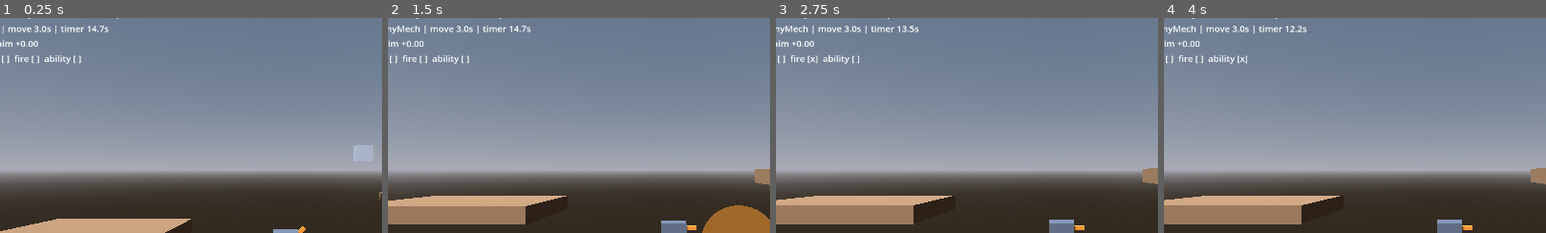
Above: before the commit, frames 1-4 (left to right).
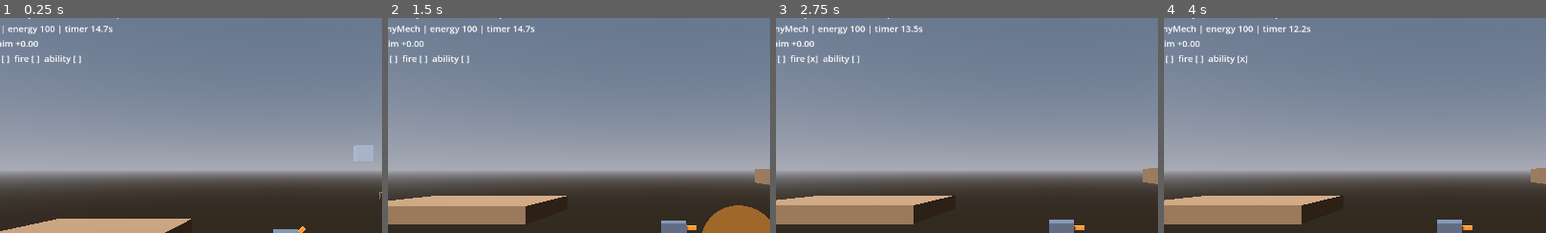
Above: after the commit, the same moments.

Repository: jamesdileva/MECHED
Game: Godot game, scene res://scenes/main/main.tscn
Two runs of this game, one before a commit and one after it. Both use one fixed random seed, a clock stepped at 60 frames per second and the inputs below.
Inputs:
- Up to frame 1 (0.25 s): no input
- Up to frame 2 (1.5 s): tap Enter (fire) at 0.5 s; hold D (move_right) 0.53-1.28 s; hold Down (aim_down) 0.53-1.28 s; tap Space (jump) at 0.77, 1.07 s; tap Tab (cycle_weapon) at 0.8, 1.35 s; hold A (move_left) from 1.28 s (still down)
- Up to frame 3 (2.75 s): tap Space (jump) at 1.52, 1.82, 2 s; tap Q (end_turn) at 1.55, 2.1 s; release A (move_left) at 2.03 s; hold D (move_right) from 2.03 s (still down); hold Enter (fire) from 2.03 s (still down)
- Up to frame 4 (4 s): release Enter (fire) at 2.78 s; tap Enter (fire) at 2.85 s; tap Space (jump) at 3.02, 3.32, 3.5, 3.77, 3.8 s; tap E (use_ability) at 3.05 s; release D (move_right) at 3.53 s; hold A (move_left) from 3.53 s (still down); hold E (use_ability) from 3.53 s (still down)
The pictures show only the part of the screen within x 13-63%, y 15-65%; the shares and areas given below are measured in that part.

The runs differ from the first frame. In frame 1, 0.5% of the frame differs, in the area x 2-30%, y 3-8%; in frame 2, 0.5%; in frame 3, 0.5%, in the area x 11-39%, y 3-8%; in frame 4, 0.5%.

Commit message:
feat: movement energy (S07)
- Time-based movement budget replaced by the roadmap economy: 100 energy
  per turn, walk = 1/meter, jump = 10 (dash arrives with S08's Strider)
- Energy authoritative in MatchState; TurnManager spend_movement/spend_jump
  validate the active entity; unaffordable jumps are refused by the sim
- Consumption uses requested distance (|axis| x max_speed x dt), never
  actual displacement — knockback victims don't pay for being blasted
- Fire/end-turn stay available on an empty energy bar; HUD shows energy;
  turns refill to 100 (regain verification)
- 56/56 tests green (economy + jump tests); worklog updated

Diff:
--- a/scripts/match/match_controller.gd
+++ b/scripts/match/match_controller.gd
@@ -66,12 +66,20 @@
 
 func _drive_player(mech, index: int, delta: float) -> void:
 	mech.aim_axis = InputLayer.get_aim_axis()
-	mech.move_axis = turn_manager.apply_movement(index, InputLayer.get_move_axis(), delta)
-	# Movement intents are move-phase only; the turn manager double-checks
-	# apply_movement/submit_action, but the mech must never even see a jump
-	# or a charging barrel while a shell is in flight.
+	# Movement intents are move-phase only and stop when energy runs out.
+	# Fire/end-turn stay available on an empty energy bar.
 	var in_move_phase: bool = turn_manager.state.is_in_move_phase()
-	mech.want_jump = in_move_phase and InputLayer.is_action_just_pressed("jump")
+	var may_move: bool = turn_manager.state.can_move()
+	mech.move_axis = InputLayer.get_move_axis() if may_move else 0.0
+	# Requested distance (|axis| × max_speed × dt), never actual displacement —
+	# a mech knocked back by a blast must not pay energy for it.
+	if may_move:
+		turn_manager.spend_movement(index, absf(mech.move_axis) * mech.max_speed() * delta)
+	# Jump costs energy and is refused by the simulation when unaffordable.
+	mech.want_jump = (may_move
+			and InputLayer.is_action_just_pressed("jump")
+			and mech.is_on_floor()
+			and turn_manager.spend_jump(index))
 
 	if in_move_phase:
 		if InputLayer.is_action_pressed("fire"):
@@ -151,6 +159,6 @@
 	var s = turn_manager.state
 	if s.is_resolving():
 		return "turn %d | %s | resolving" % [s.turn_number, s.active_entity_name()]
-	return "turn %d | %s | move %.1fs | timer %.1fs" % [
-		s.turn_number, s.active_entity_name(), s.movement_budget_left, s.turn_time_left,
+	return "turn %d | %s | energy %.0f | timer %.1fs" % [
+		s.turn_number, s.active_entity_name(), s.movement_energy_left, s.turn_time_left,
 	]
--- a/scripts/match/match_state.gd
+++ b/scripts/match/match_state.gd
@@ -17,19 +17,19 @@
 var entity_names: PackedStringArray = []
 var active_index := -1
 var phase: int = Phase.INACTIVE
-var movement_budget_left := 0.0
+var movement_energy_left := 0.0
 var turn_time_left := 0.0
 var mech_health: Dictionary = {}
 var match_result := &""
 
 
-func begin_match(names: PackedStringArray, budget: float, turn_time: float) -> void:
+func begin_match(names: PackedStringArray, energy_per_turn: float, turn_time: float) -> void:
 	started = true
 	turn_number = 1
 	entity_names = names
 	active_index = 0
 	phase = Phase.MOVE
-	movement_budget_left = budget
+	movement_energy_left = energy_per_turn
 	turn_time_left = turn_time
 	mech_health.clear()
 	for entity_name in names:
@@ -54,9 +54,9 @@
 	return started and phase == Phase.RESOLVING
 
 
-## The active entity may move while the turn's movement budget lasts.
+## The active entity may move while the turn's movement energy lasts.
 func can_move() -> bool:
-	return is_in_move_phase() and movement_budget_left > 0.0
+	return is_in_move_phase() and movement_energy_left > 0.0
 
 
 ## Authoritative health mutation. Returns the new health (clamped at 0).
--- a/scripts/match/turn_manager.gd
+++ b/scripts/match/turn_manager.gd
@@ -1,23 +1,27 @@
 extends RefCounted
 ## Turn logic (implementation-guide §4): determines the active entity, begins
-## and ends turns, budgets movement, enforces turn validity, and owns the
-## move→resolving phase transition when a FireAction lands. Carries no weapon
-## or AI logic (§4) — discrete actions arrive via submit_action(), continuous
-## movement intent via apply_movement(); both come from any driver (the player
-## input shim today, the AI planner in S15+).
+## and ends turns, budgets movement energy, enforces turn validity, and owns
+## the move→resolving phase transition when a FireAction lands. Carries no
+## weapon or AI logic (§4) — discrete actions arrive via submit_action(),
+## movement spending via spend_movement/spend_jump; both come from any driver
+## (the player input shim today, the AI planner in S15+).
 
 const MatchStateScript := preload("res://scripts/match/match_state.gd")
 const EndTurnAction := preload("res://scripts/match/action_end_turn.gd")
 const FireAction := preload("res://scripts/match/action_fire.gd")
 
 const TURN_TIME := 15.0
-const MOVE_BUDGET := 3.0
+## Movement economy (S07, roadmap example): walking costs per meter, jumping
+## a flat chunk. Dash joins with the first mobility mech (S08).
+const ENERGY_PER_TURN := 100.0
+const WALK_COST_PER_M := 1.0
+const JUMP_COST := 10.0
 
 var state := MatchStateScript.new()
 
 
 func begin_match(entity_names: PackedStringArray) -> void:
-	state.begin_match(entity_names, MOVE_BUDGET, TURN_TIME)
+	state.begin_match(entity_names, ENERGY_PER_TURN, TURN_TIME)
 
 
 ## Per-tick turn progression. The turn timer is the fallback that guarantees
@@ -57,15 +61,26 @@
 		end_turn(state.active_index)
 
 
-## Continuous movement intent from the active driver. Returns the effective
-## axis (0.0 when this entity may not move now) and consumes the movement
-## budget proportional to |axis| * delta. The final consuming tick may move a
-## hair past the budget — frame granularity, accepted.
-func apply_movement(actor_index: int, axis: float, delta: float) -> float:
+## Walk spending. `meters` is the requested distance (|axis| × max_speed × dt
+## — requested, not displaced, so being knocked back never costs the victim).
+## Returns whether movement is permitted; the driver zeroes its axis when it
+## is not.
+func spend_movement(actor_index: int, meters: float) -> bool:
 	if actor_index != state.active_index or not state.can_move():
-		return 0.0
-	state.movement_budget_left = maxf(0.0, state.movement_budget_left - absf(axis) * delta)
-	return axis
+		return false
+	state.movement_energy_left = maxf(
+			0.0, state.movement_energy_left - meters * WALK_COST_PER_M)
+	return true
+
+
+## Flat jump cost. Returns false (and refuses the jump) when unaffordable.
+func spend_jump(actor_index: int) -> bool:
+	if actor_index != state.active_index or not state.can_move():
+		return false
+	if state.movement_energy_left < JUMP_COST:
+		return false
+	state.movement_energy_left -= JUMP_COST
+	return true
 
 
 func end_turn(actor_index: int) -> void:
@@ -74,5 +89,5 @@
 	state.active_index = (state.active_index + 1) % state.entity_names.size()
 	state.turn_number += 1
 	state.phase = MatchStateScript.Phase.MOVE
-	state.movement_budget_left = MOVE_BUDGET
+	state.movement_energy_left = ENERGY_PER_TURN
 	state.turn_time_left = TURN_TIME
--- a/scripts/mechs/mech.gd
+++ b/scripts/mechs/mech.gd
@@ -68,6 +68,12 @@
 	return -1.0 if _visual.rotation.y > PI * 0.5 else 1.0
 
 
+## Walk-speed reference for the match layer's energy accounting (the controller
+## spends requested distance = |axis| × this × dt).
+func max_speed() -> float:
+	return _movement.max_speed
+
+
 func sync_health(value: float) -> void:
 	health = value
 
--- a/tests/test_turn_system.gd
+++ b/tests/test_turn_system.gd
@@ -32,7 +32,7 @@
 	assert_equal(s.active_index, 0, "first entity is active")
 	assert_equal(s.turn_number, 1, "turn numbering starts at 1")
 	assert_true(s.is_in_move_phase(), "turn opens in the move phase")
-	assert_equal(s.movement_budget_left, tm.MOVE_BUDGET, "movement budget is full")
+	assert_equal(s.movement_energy_left, tm.ENERGY_PER_TURN, "movement energy is full")
 	assert_equal(s.turn_time_left, tm.TURN_TIME, "turn timer is full")
 
 
@@ -44,7 +44,7 @@
 	assert_equal(s.active_index, 1, "play passes to the next entity")
 	assert_equal(s.turn_number, 2, "turn number increments")
 	assert_true(s.is_in_move_phase(), "next turn opens in the move phase")
-	assert_equal(s.movement_budget_left, tm.MOVE_BUDGET, "budget refreshed")
+	assert_equal(s.movement_energy_left, tm.ENERGY_PER_TURN, "energy refreshed")
 	assert_equal(s.turn_time_left, tm.TURN_TIME, "timer refreshed")
 
 
@@ -77,32 +77,49 @@
 	assert_equal(tm.state.active_index, -1, "nothing active before begin_match")
 
 
-func test_movement_budget_consumes_only_when_moving() -> void:
+func test_walking_spends_energy_per_meter() -> void:
 	var tm = _begin()
-	var axis: float = tm.apply_movement(0, 0.0, 0.5)
-	assert_equal(axis, 0.0, "zero axis stays zero")
-	assert_equal(tm.state.movement_budget_left, tm.MOVE_BUDGET, "standing still costs nothing")
-	axis = tm.apply_movement(0, 1.0, 0.5)
-	assert_equal(axis, 1.0, "allowed axis passes through unchanged")
-	assert_equal(tm.state.movement_budget_left, tm.MOVE_BUDGET - 0.5, "moving consumes budget")
+	assert_true(tm.spend_movement(0, 0.0), "standing still is permitted and free")
+	assert_equal(tm.state.movement_energy_left, tm.ENERGY_PER_TURN, "zero distance costs nothing")
+	assert_true(tm.spend_movement(0, 5.0), "walking is permitted")
+	assert_equal(tm.state.movement_energy_left, tm.ENERGY_PER_TURN - 5.0,
+			"walk costs 1 energy per meter")
 
 
 func test_non_active_actor_cannot_move() -> void:
 	var tm = _begin()
-	var axis: float = tm.apply_movement(1, 1.0, 0.5)
-	assert_equal(axis, 0.0, "movement during another entity's turn is suppressed")
-	assert_equal(tm.state.movement_budget_left, tm.MOVE_BUDGET, "no budget consumed")
+	assert_true(tm.spend_movement(1, 5.0) == false, "movement during another turn is refused")
+	assert_equal(tm.state.movement_energy_left, tm.ENERGY_PER_TURN, "no energy spent")
 
 
-func test_exhausted_budget_stops_movement_without_ending_turn() -> void:
+func test_exhausted_energy_stops_movement_without_ending_turn() -> void:
 	var tm = _begin()
-	var steps := int(ceil(tm.MOVE_BUDGET / 0.1)) + 1
-	for i in steps:
-		tm.apply_movement(0, 1.0, 0.1)
-	assert_equal(tm.state.movement_budget_left, 0.0, "budget drains to zero")
-	assert_equal(tm.apply_movement(0, 1.0, 0.1), 0.0, "empty budget suppresses movement")
-	assert_equal(tm.state.active_index, 0, "empty budget does not auto-end the turn")
-	assert_true(tm.state.can_move() == false, "can_move is false on an empty budget")
+	for i in 10:
+		tm.spend_movement(0, 10.0)
+	assert_equal(tm.state.movement_energy_left, 0.0, "energy drains to zero")
+	assert_true(tm.spend_movement(0, 1.0) == false, "empty energy refuses movement")
+	assert_equal(tm.state.active_index, 0, "empty energy does not auto-end the turn")
+	assert_true(tm.state.can_move() == false, "can_move is false on empty energy")
+
+
+func test_jump_costs_flat_energy() -> void:
+	var tm = _begin()
+	assert_true(tm.spend_jump(0), "jump is affordable at full energy")
+	assert_equal(tm.state.movement_energy_left, tm.ENERGY_PER_TURN - tm.JUMP_COST,
+			"jump costs its flat chunk")
+	assert_true(tm.spend_jump(0), "a second jump also works (and costs again)")
+	assert_equal(tm.state.movement_energy_left, tm.ENERGY_PER_TURN - 2 * tm.JUMP_COST,
+			"jumps stack their cost")
+
+
+func test_jump_refused_when_unaffordable() -> void:
+	var tm = _begin()
+	for i in 10:
+		tm.spend_movement(0, 9.5)
+	# 100 - 95 = 5 energy left: walkable, but below the jump cost.
+	assert_equal(tm.state.movement_energy_left, 5.0, "5 energy remains")
+	assert_true(tm.spend_jump(0) == false, "jump refused below its cost")
+	assert_true(tm.spend_movement(0, 5.0), "walking on the remainder still works")
 
 
 func test_fire_action_starts_resolution() -> void:
@@ -117,7 +134,7 @@
 	var tm = _begin()
 	_fire(tm, 0)
 	assert_true(_fire(tm, 0) == false, "double fire is rejected")
-	assert_equal(tm.apply_movement(0, 1.0, 0.5), 0.0, "movement is locked while resolving")
+	assert_true(tm.spend_movement(0, 1.0) == false, "movement is locked while resolving")
 	assert_true(tm.submit_action(load(END_TURN_ACTION).new(), 0) == false,
 			"end turn is locked while resolving")
 	tm.tick(20.0)
@@ -133,7 +150,7 @@
 	assert_equal(s.active_index, 1, "resolved shot passes play on")
 	assert_equal(s.turn_number, 2, "next turn is numbered")
 	assert_true(s.is_in_move_phase(), "next turn opens in the move phase")
-	assert_equal(s.movement_budget_left, tm.MOVE_BUDGET, "budget refreshed")
+	assert_equal(s.movement_energy_left, tm.ENERGY_PER_TURN, "energy refreshed")
 
 
 func test_damage_is_tracked_in_match_state() -> void:
Not shown, changed: worklog.md
